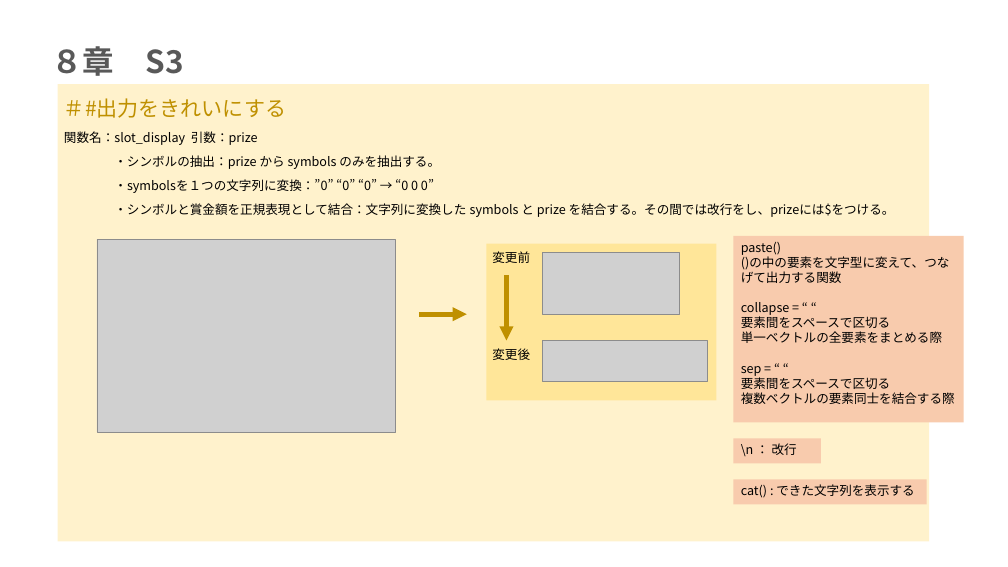
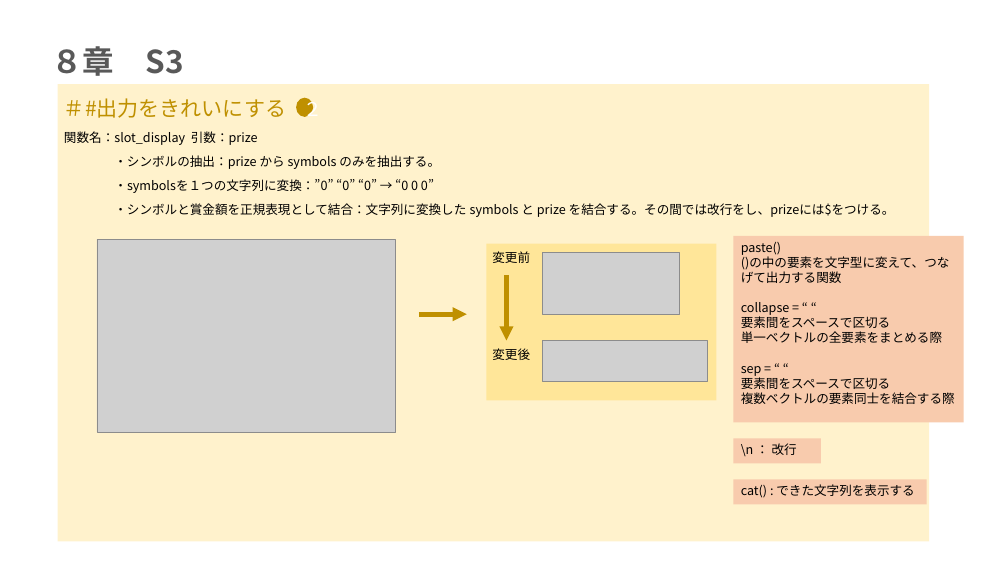
Before and after one commit to mei-517/r-practice-part3, a slide deck: slide 10 of 永井芽衣_Rpart3.pptx. Drawn at 1008x567 pixels with LibreOffice and Linux fonts; fonts in the diff are those of the drawing; grey boxes stand for pictures. Boxes give left, top, right and bottom in pixels: in the first picture for what was removed or moved away, otherwise in the second. Text is boxed around its words. In the diff, an @@ line names an element or a change of style, - is before the commit and + after.

```diff
--- a/永井芽衣_Rpart3.pptx
+++ b/永井芽衣_Rpart3.pptx
@@ ellipse added at bbox=[296, 98, 314, 116], fill #BF9000, 18 pt, text #FFFFFF @@
+２
```
Also in this commit, not shown: 3 other slides changed, 1 other file.
